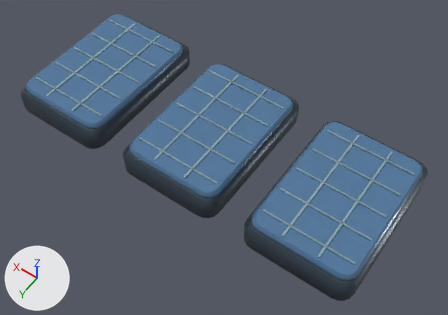
A saved change to the glTF model assets/models/regions/metro_logistics_3.glb.
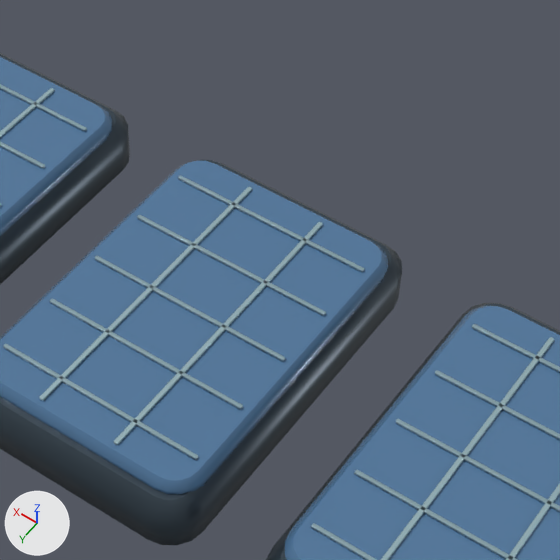
Each version appears first whole from a 50 mm camera at (-3.17, 4.7, 12.07) aimed at (-0.19, 0.53, 5.51), and next in a close-up on the part from 31% to 81% of the width and 0% to 71% of the height. Lighting does not change. The marker at lower left points along +X, +Y and +Z. The last two pictures show the newer version. Vertices at exactly the same position are counted once.

The older version as bpy lines, for what is in view:
```python
me_logistics3 = bpy.data.meshes.new('Logistics3')
me_logistics3.from_pydata(...)  # 1992 vertices, 3876 faces; spans x -2.58..2.58, y -0.58..1.57, z 5.63..6.07
# faces by material slot: [3408, 468]
me_logistics3.materials.append(mat_metal)
me_logistics3.materials.append(mat_tint)
ob_logistics3 = bpy.data.objects.new('Logistics3', me_logistics3)
ob_logistics3.location = (0.0, 0.0, 0.0)
```
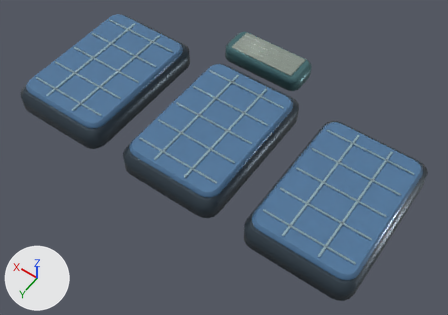
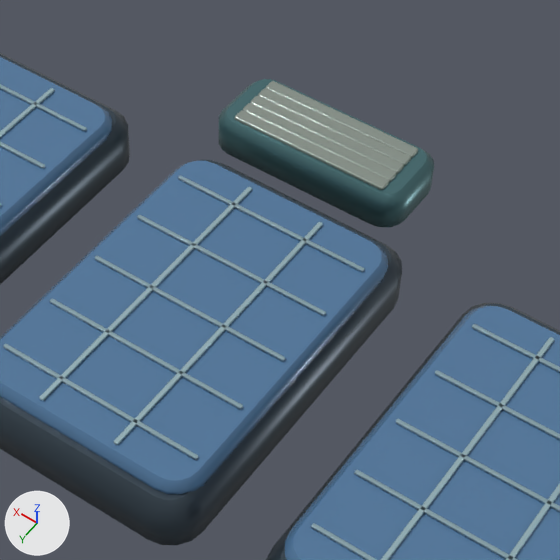
Patch to the scene script:
```diff
--- a/assets/models/regions/metro_logistics_3.glb.py
+++ b/assets/models/regions/metro_logistics_3.glb.py
@@ me_logistics3 @@
 # used by ob_logistics3; location = (0.0, 0.0, 0.0)
-me_logistics3.from_pydata(...)  # 1992 vertices, 3876 faces; spans x -2.58..2.58, y -0.58..1.57, z 5.63..6.07
+me_logistics3.from_pydata(...)  # 2432 vertices, 4732 faces; spans x -2.58..2.58, y -1.29..1.57, z 5.63..6.07
+# me_logistics3 part 1: the loose piece of 72 vertices spanning x -0.6..0.6, y -0.25..-0.23, z 6.05..6.07 is copied, and the copy is scaled about its middle by (0.824, 3.83, 2.43), then moved by (0.15, -0.63, -0.04); it spans x -0.35..0.65, y -0.92..-0.83, z 6.0..6.04
+# me_logistics3 part 2: the loose piece of 72 vertices spanning x -0.6..0.6, y -0.25..-0.23, z 6.05..6.07 is copied, and the copy is scaled about its middle by (0.824, 3.83, 2.43), then moved by (0.15, -0.71, -0.04); it spans x -0.35..0.65, y -0.99..-0.91, z 6.0..6.04
+# me_logistics3 part 3: the loose piece of 72 vertices spanning x -0.6..0.6, y -0.25..-0.23, z 6.05..6.07 is copied, and the copy is scaled about its middle by (0.824, 3.83, 2.43), then moved by (0.15, -0.79, -0.04); it spans x -0.35..0.65, y -1.07..-0.99, z 6.0..6.04
+# me_logistics3 part 4: the loose piece of 72 vertices spanning x -0.6..0.6, y -0.25..-0.23, z 6.05..6.07 is copied, and the copy is scaled about its middle by (0.824, 3.83, 2.43), then moved by (0.15, -0.87, -0.04); it spans x -0.35..0.65, y -1.15..-1.07, z 6.0..6.04
+# me_logistics3 part 5: the loose piece of 72 vertices spanning x -0.6..0.6, y -0.25..-0.23, z 6.05..6.07 is copied, and the copy is scaled about its middle by (0.824, 3.83, 2.43), then moved by (0.15, -0.95, -0.04); it spans x -0.35..0.65, y -1.23..-1.14, z 6.0..6.04
+# me_logistics3 part 6: a new loose piece of 80 vertices spanning x -0.47..0.77, y -1.29..-0.76, z 5.76..6.02, in mat_metal
 me_logistics3.materials.append(mat_metal)
```

Changed parts and their boxes (x1, y1, x2, y2) in the close-ups (560 x 560 px):
part 1 of me_logistics3, added
    after: (234, 110, 389, 190)
part 2 of me_logistics3, added
    after: (243, 103, 396, 182)
part 3 of me_logistics3, added
    after: (250, 96, 404, 174)
part 4 of me_logistics3, added
    after: (258, 88, 411, 166)
part 5 of me_logistics3, added
    after: (265, 81, 418, 158)
part 6 of me_logistics3, added (cyan)
    after: (219, 79, 434, 227)
